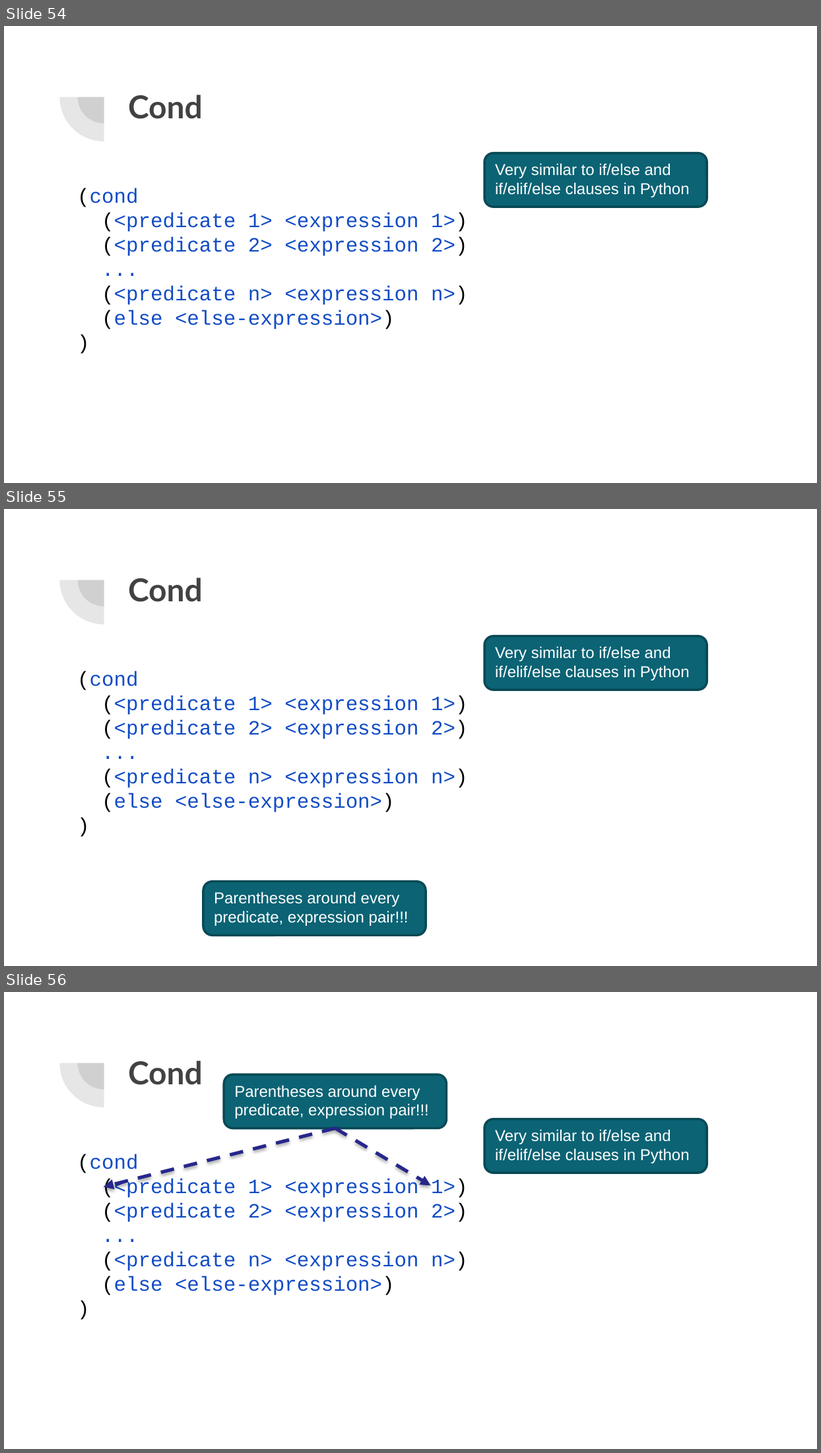
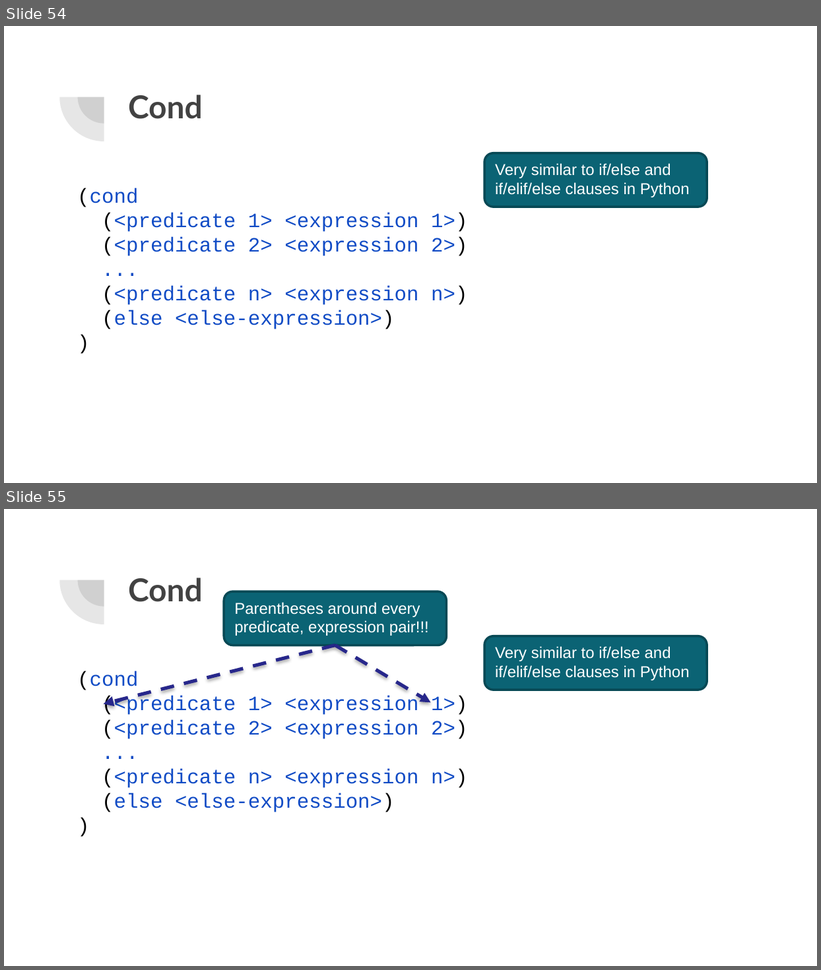
Before and after one commit to cameronmalloy/cameron-malloy, a slide deck: public/pdfs/lab6slides.pptx. Shown one above the other, each under a label of ours: slides 54, 55 and 56 before the commit, slides 54 and 55 after it. The pictures are 821x1453 and 821x970 pixels, drawn with LibreOffice and Linux fonts; fonts in the diff are those of the drawing. Boxes give left, top, right and bottom in pixels: in the first picture for what was removed or moved away, otherwise in the second. Text is boxed around its words. In the diff, an @@ line names an element or a change of style, - is before the commit and + after.

```diff
--- a/public/pdfs/lab6slides.pptx
+++ b/public/pdfs/lab6slides.pptx
@@ slide 55 removed at bbox=[4, 509, 817, 966], background #FFFFFF; not listed: 2 template elements that a slide beside it also shows @@
@@ title removed at bbox=[128, 578, 203, 602] @@
-Cond
@@ rounded rectangle removed at bbox=[484, 636, 708, 690] @@
-Very similar to if/else and if/elif/else clauses in Python
@@ text removed at bbox=[77, 671, 468, 813] @@
-(cond
-(<predicate 1> <expression 1>)
-(<predicate 2> <expression 2>)
-...
-(<predicate n> <expression n>)
-(else <else-expression>)
-)
@@ rounded rectangle removed at bbox=[203, 881, 426, 935] @@
-Parentheses around every predicate, expression pair!!!
@@ what was slide 56 is now slide 55 @@
```
Also in this commit, not shown: 4 slides changed, 1 slide added, 1 other slide removed.
